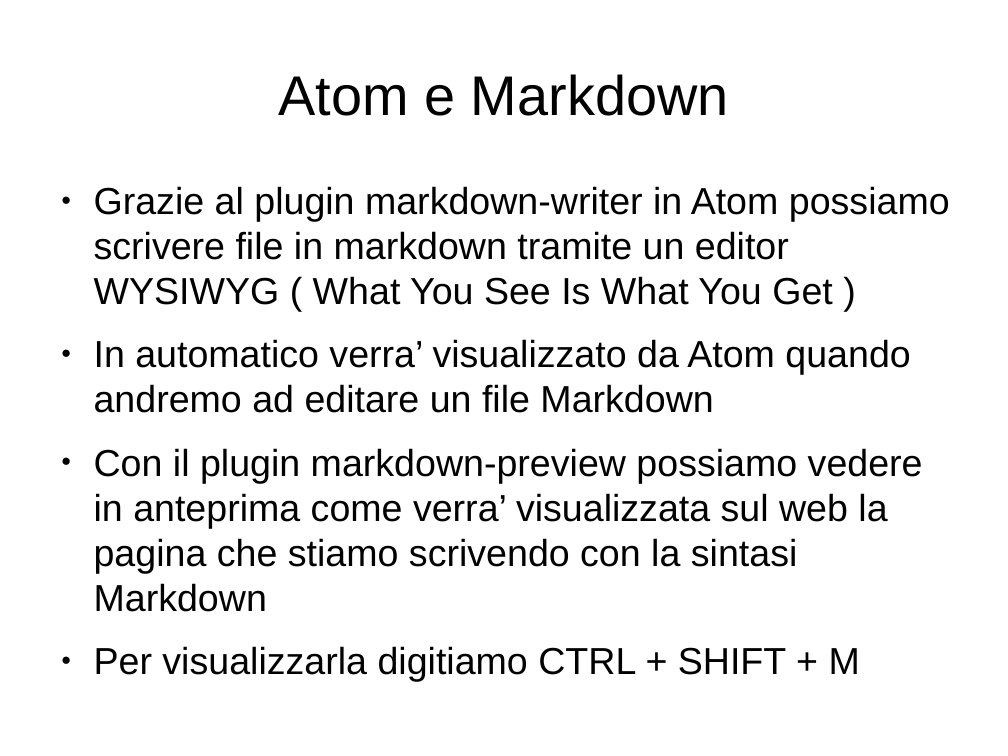
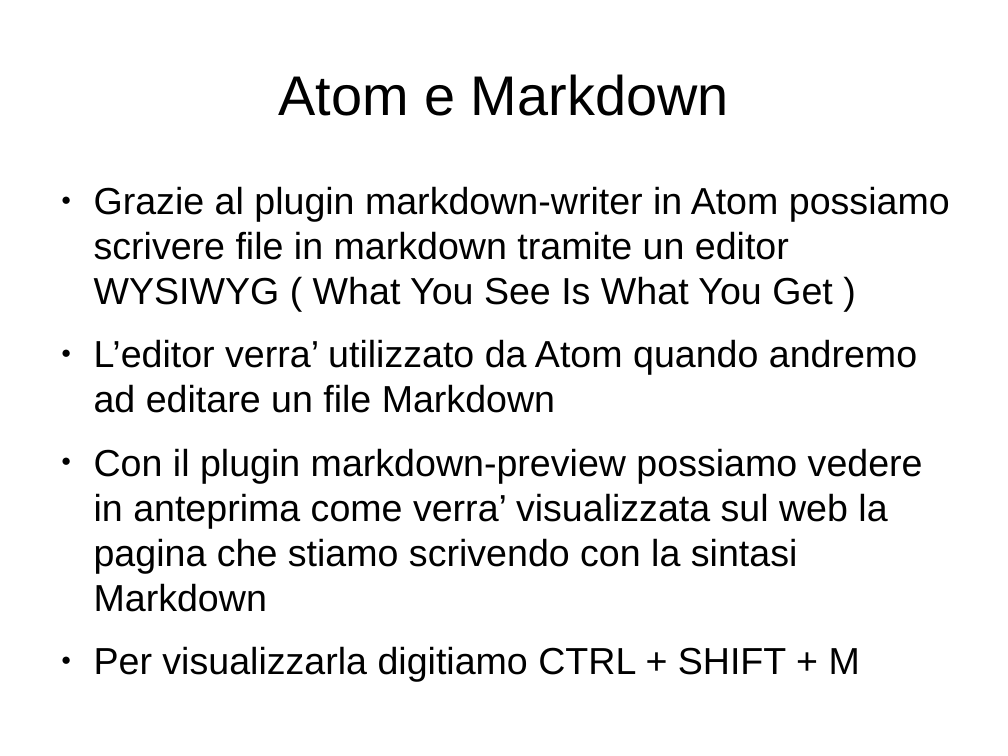
Before and after one commit to lucamariani/corso_diapositive, a slide deck: slide 25 of personal_page.odp. Drawn at 1008x756 pixels with LibreOffice and Linux fonts; fonts in the diff are those of the drawing. Boxes give left, top, right and bottom in pixels: in the first picture for what was removed or moved away, otherwise in the second. Text is boxed around its words. In the diff, an @@ line names an element or a change of style, - is before the commit and + after.

```diff
--- a/personal_page.odp
+++ b/personal_page.odp
@@ text at <box>94,339,917,413</box>: text changed @@
-● In automatico verra’ visualizzato da Atom quando andremo ad editare un file Markdown
+● L’editor verra’ utilizzato da Atom quando andremo ad editare un file Markdown
```
Also in this commit, not shown: 10 other slides changed.
